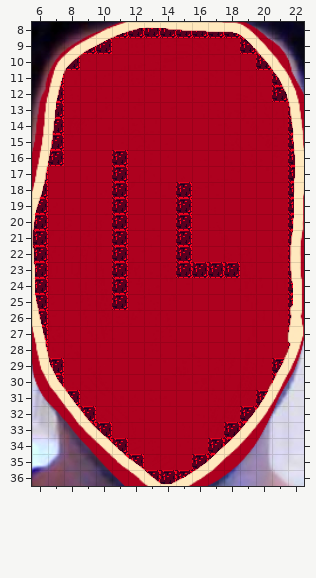
A Tiled map gets an edit: data/map/area_temp.tmx. Above: the version before the commit.
Cells are 16x16 px. Shown: x 6..22, y 8..36.
The result:
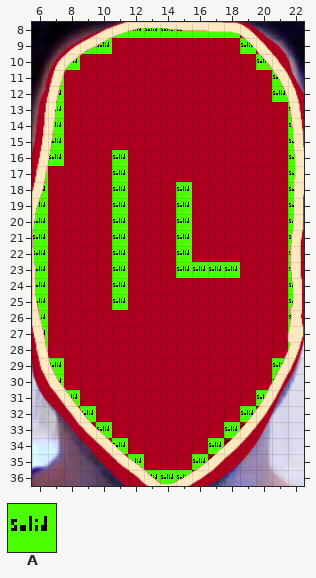
Key: from "meta": A 0 "solid".
_ is an empty cell, . an unchanged one.
Tiles of an added or newly shown layer are drawn over the layers below it.
Commit message: Wall collisions
Difference:
--- layer "collision" (added)
@@ x 6..22 @@
- 8 .....________....
- 9 ...__........_...
-10 .._..........._..
-11 ._............._.
-12 ._............._.
-13 ._.............._
-14 ._.............._
-15 ._.............._
-16 ._..._.........._
-17 _...._.........._
-18 _...._..._......_
-19 _...._..._......_
-20 _...._..._......_
-21 _...._..._......_
-22 _...._..._......_
-23 _...._...____..._
-24 _...._.........._
-25 _...._.........._
-26 _..............._
-27 _..............._
-28 _..............._
-29 ._............._.
-30 ._............._.
-31 .._..........._..
-32 ..._........._...
-33 ...._......._....
-34 ....._....._.....
-35 ......_..._......
-36 .......___.......
+ 8 .....AAAAAAAA....
+ 9 ...AA........A...
+10 ..A...........A..
+11 .A.............A.
+12 .A.............A.
+13 .A..............A
+14 .A..............A
+15 .A..............A
+16 .A...A..........A
+17 A....A..........A
+18 A....A...A......A
+19 A....A...A......A
+20 A....A...A......A
+21 A....A...A......A
+22 A....A...A......A
+23 A....A...AAAA...A
+24 A....A..........A
+25 A....A..........A
+26 A...............A
+27 A...............A
+28 A...............A
+29 .A.............A.
+30 .A.............A.
+31 ..A...........A..
+32 ...A.........A...
+33 ....A.......A....
+34 .....A.....A.....
+35 ......A...A......
+36 .......AAA.......
